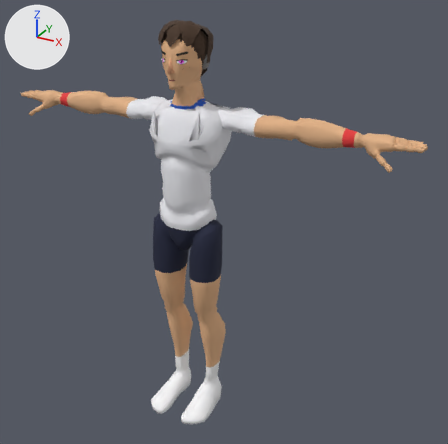
What one commit did to the glTF model sweetspot/models/players/p05.glb.
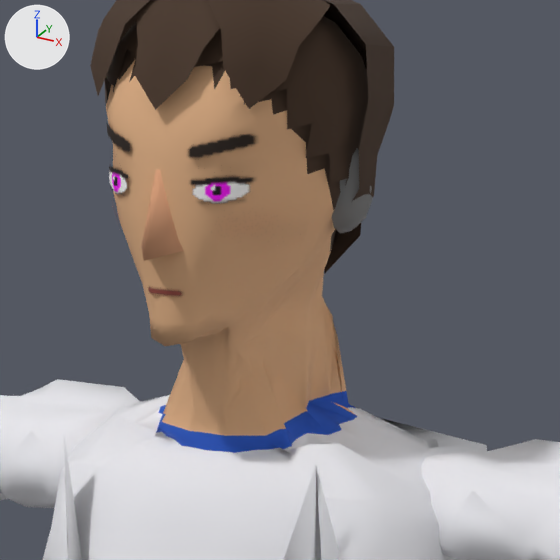
The first picture shows the older version from a 50 mm lens placed at (1.372, -2.165, 2.087), pointed at (0.14, 0.075, 0.967). The close-ups show the older and then the newer version on the part from 32% to 54% of the width and 6% to 29% of the height of that picture. Only the edits that show in the close-ups are written down. The axes (+X, +Y, +Z) are drawn at upper left. The lights are the same throughout. Vertices at exactly the same position are counted once.

Names of what the first close-up shows: 'Body', 'Ear', 'Face', 'Hair', 'Nose'.
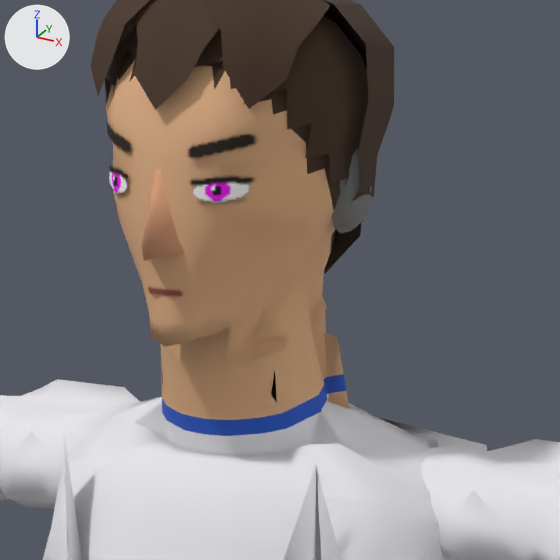
Boxes [x1, y1, x2, y2] around the edits, measured in the close-ups (560 x 560 px; the box of a moved part takes in the faces that stretch with it):
part 1 of me_mannequin, moved or reshaped
    before: [131, 286, 380, 468]
    after: [131, 285, 380, 468]
part 2 of me_mannequin, surface changed
    before: [185, 430, 229, 444]
    after: [184, 417, 286, 443]

Diff of the bpy script that builds the scene:
```diff
--- a/sweetspot/models/players/p05.glb.py
+++ b/sweetspot/models/players/p05.glb.py
@@ me_mannequin @@
 # used by ob_body; location = (0.0, 0.0, 0.0)
-me_mannequin.from_pydata(...)  # 8054 vertices, 15862 faces; spans x -0.98..0.98, y -0.21..0.15, z 0.0..1.8
+me_mannequin.from_pydata(...)  # 8066 vertices, 15886 faces; spans x -0.98..0.98, y -0.21..0.15, z 0.0..1.8
+# me_mannequin part 1: 109 vertices moved from x -0.08..0.08, y -0.05..0.05, z 1.49..1.59 to x -0.06..0.06, y -0.06..0.07, z 1.49..1.59; 108 vertices removed from x -0.08..0.08, y -0.05..0.06, z 1.49..1.57; 120 vertices added at x -0.06..0.06, y -0.05..0.06, z 1.5..1.57
+# me_mannequin part 2: 6 kept faces spanning x -0.05..0.05, y -0.05..0.04, z 1.5..1.52 get new texture (UV) coordinates
 me_mannequin.materials.append(mat_palette)
```
